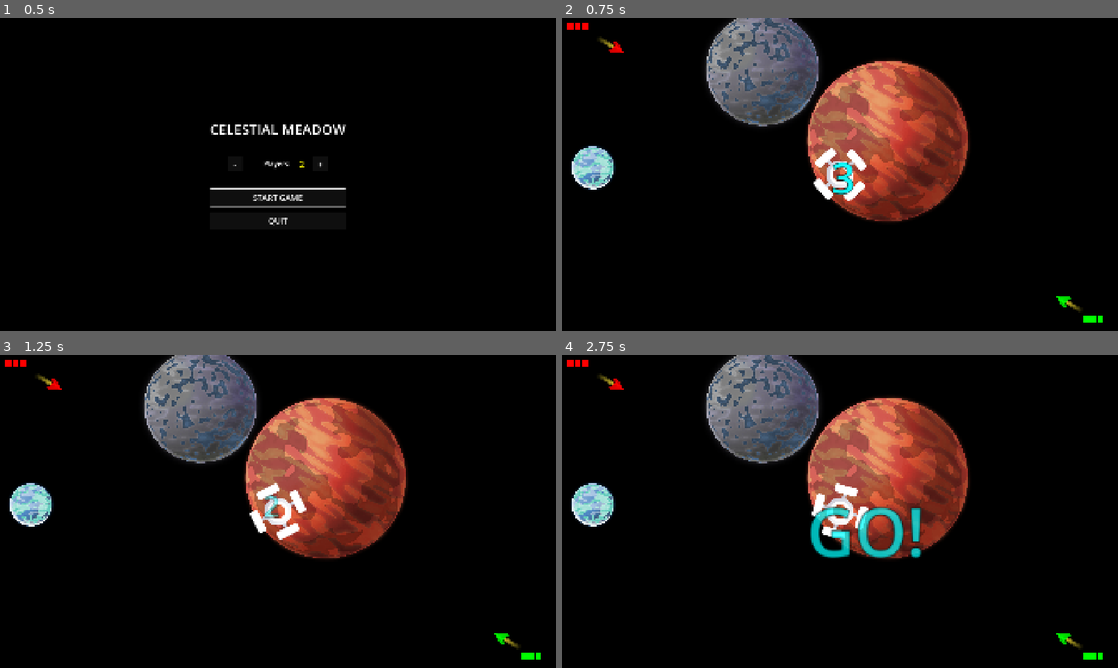
Above: before the commit, frames 1-4 (two rows, left to right).
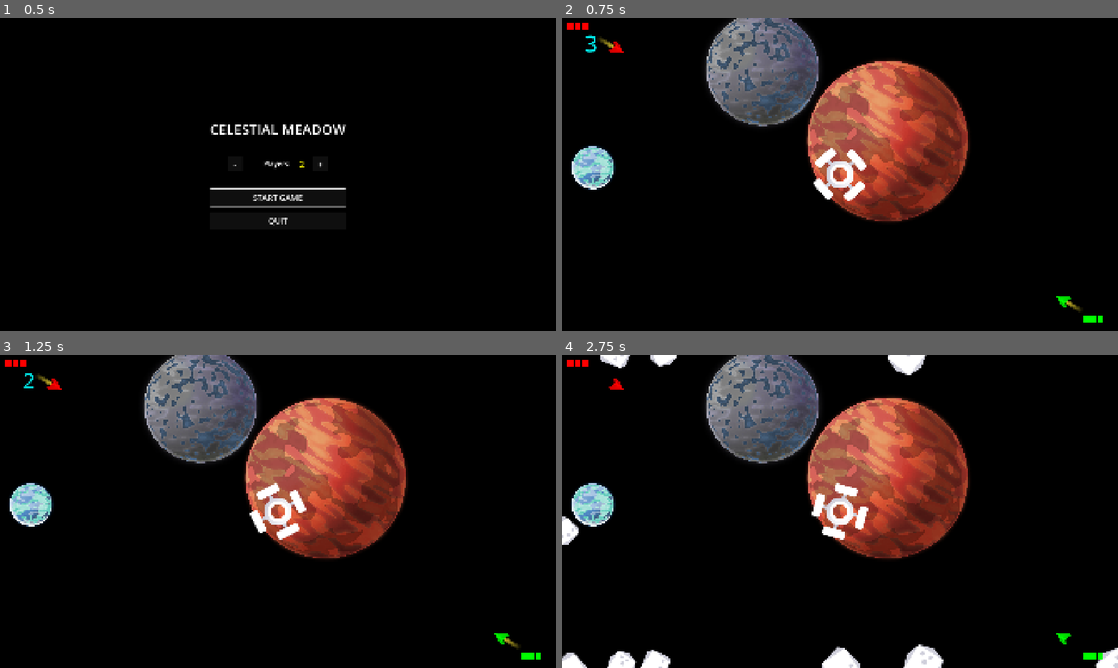
Above: after the commit, the same moments.

Repository: Teeohbee/CelestialMeadow
Game: Godot game, scene res://menu.tscn
Same seed, same stepped clock (60 frames per second), same inputs: the game is played once before the commit and once after it.
Inputs:
- Up to frame 1 (0.5 s): no input
- Up to frame 2 (0.75 s): click "START GAME" at 0.5 s
- Up to frame 3 (1.25 s): no input
- Up to frame 4 (2.75 s): no input

Frame 1 is identical in both runs. In frame 2, 0.3% of the frame differs, in the area x 4-53%, y 5-57%; in frame 3, 0.2%; in frame 4, 4.1%, in the area x 0-100%, y 0-100%.

Commit message:
Update countdown animation to zoom in from center
- Changed animation to simulate numbers coming towards player
- Start at 0.1 scale (far away) and zoom to 1.2 (close)
- Numbers stay centered on screen with pivot_offset
- Smooth ease-out for cinematic zoom effect
- Slight overshoot (1.2 -> 1.0) for impact
- More immersive sci-fi feel

Diff:
--- a/countdown.gd
+++ b/countdown.gd
@@ -22,24 +22,33 @@
 	else:
 		countdown_label.text = "GO!"
 
-	# Animate: scale up and fade in
-	countdown_label.scale = Vector2(0.5, 0.5)
+	# Reset position to center
+	countdown_label.position = Vector2.ZERO
+	countdown_label.pivot_offset = countdown_label.size / 2
+
+	# Animate: start small and grow (coming towards you)
+	countdown_label.scale = Vector2(0.1, 0.1)
 	countdown_label.modulate.a = 0.0
 
 	var tween = create_tween()
 	tween.set_parallel(true)
-	tween.tween_property(countdown_label, "scale", Vector2(1.5, 1.5), 0.3)
+	# Scale up from small to large (zoom in effect)
+	tween.tween_property(countdown_label, "scale", Vector2(1.2, 1.2), 0.4).set_ease(Tween.EASE_OUT)
 	tween.tween_property(countdown_label, "modulate:a", 1.0, 0.2)
 
-	# Pulse effect
-	tween.chain().tween_property(countdown_label, "scale", Vector2(1.8, 1.8), 0.2)
+	# Slight overshoot for impact
+	tween.chain().tween_property(countdown_label, "scale", Vector2(1.0, 1.0), 0.1)
+
+	# Hold for a moment
+	await get_tree().create_timer(0.3).timeout
 
 	# Fade out
-	tween.chain().set_parallel(true)
-	tween.tween_property(countdown_label, "scale", Vector2(2.5, 2.5), 0.3)
-	tween.tween_property(countdown_label, "modulate:a", 0.0, 0.3)
+	var fade_tween = create_tween()
+	fade_tween.set_parallel(true)
+	fade_tween.tween_property(countdown_label, "scale", Vector2(1.5, 1.5), 0.2)
+	fade_tween.tween_property(countdown_label, "modulate:a", 0.0, 0.2)
 
-	await tween.finished
+	await fade_tween.finished
 
 	count -= 1
 	if count >= 0:
